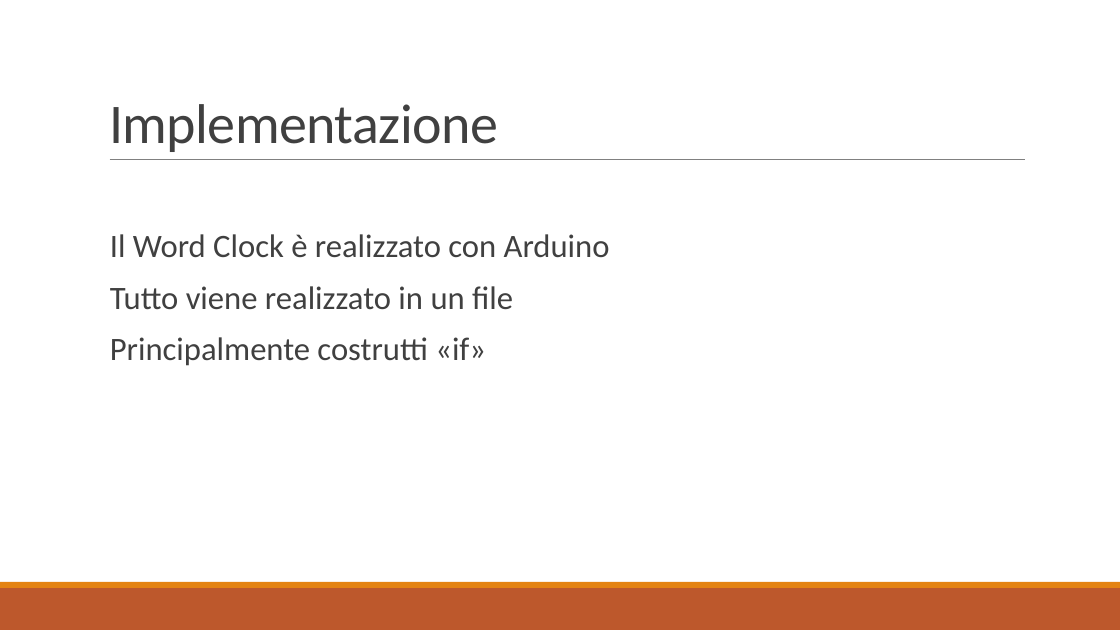
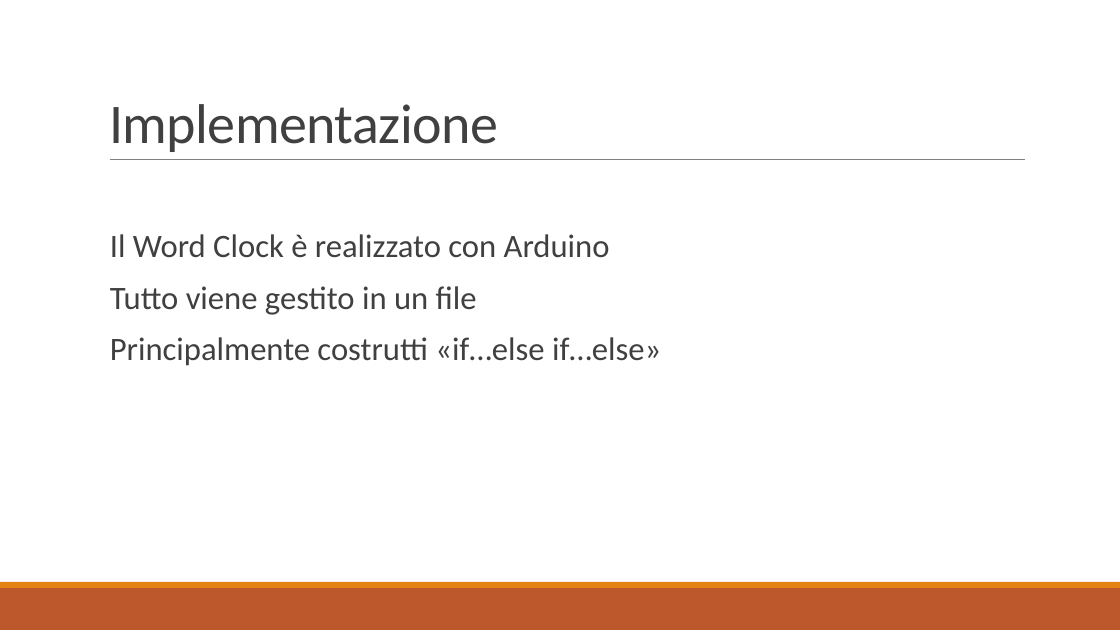
Before and after one commit to PaoloWeishaupt/Word-Clock, a slide deck: slide 9 of Presentazione/Presentazione_Word_Clock.pptx (slide 6 before the commit). Drawn at 1120x630 pixels with LibreOffice and Linux fonts; fonts in the diff are those of the drawing. Boxes give left, top, right and bottom in pixels: in the first picture for what was removed or moved away, otherwise in the second. Text is boxed around its words. In the diff, an @@ line names an element or a change of style, - is before the commit and + after.

```diff
--- a/Presentazione/Presentazione_Word_Clock.pptx
+++ b/Presentazione/Presentazione_Word_Clock.pptx
@@ text at box(110, 286, 661, 366): text changed @@
-  Tutto viene realizzato in un file
-  Principalmente costrutti «if»
+  Tutto viene gestito in un file
+  Principalmente costrutti «if…else if…else»
```
Also in this commit, not shown: 2 other slides changed, 7 slides added, 1 slide removed.
